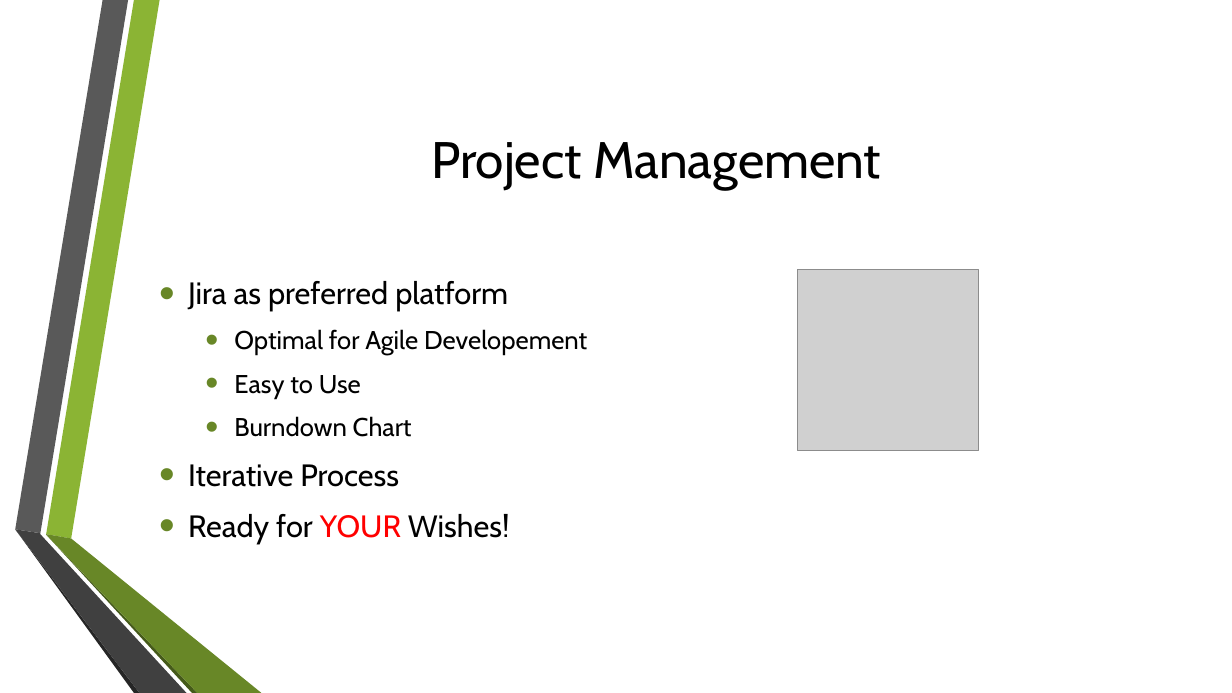
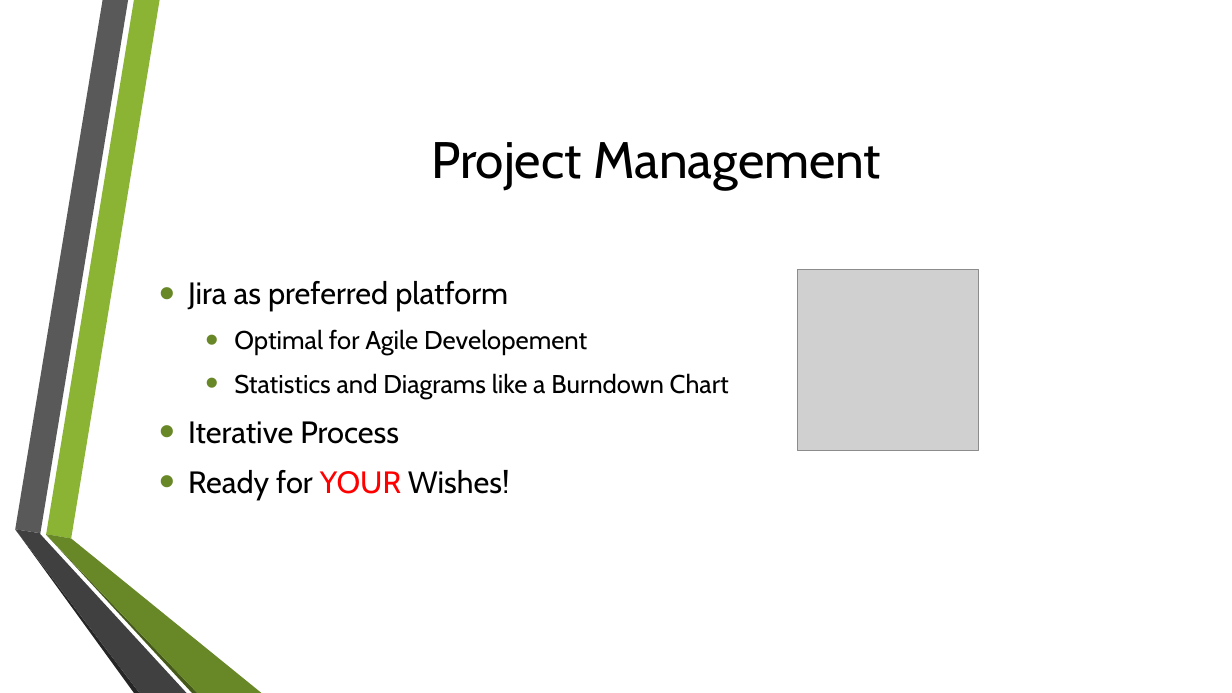
Before and after one commit to GamingBets/documents, a slide deck: slide 10 of Gaming-Bets.pptx (slide 7 before the commit). Drawn at 1232x693 pixels with LibreOffice and Linux fonts; fonts in the diff are those of the drawing; grey boxes stand for pictures; background and template pictures are left out. Boxes give left, top, right and bottom in pixels: in the first picture for what was removed or moved away, otherwise in the second. Text is boxed around its words. In the diff, an @@ line names an element or a change of style, - is before the commit and + after.

Commit message:
Updated PPT with Project Management stuff

```diff
--- a/Gaming-Bets.pptx
+++ b/Gaming-Bets.pptx
@@ text at box(234, 373, 729, 398): text changed @@
-  • Easy to Use
-  • Burndown Chart
+  • Statistics and Diagrams like a Burndown Chart
```
Also in this commit, not shown: 4 other slides changed, 7 slides added, 1 slide removed, 4 other files.
